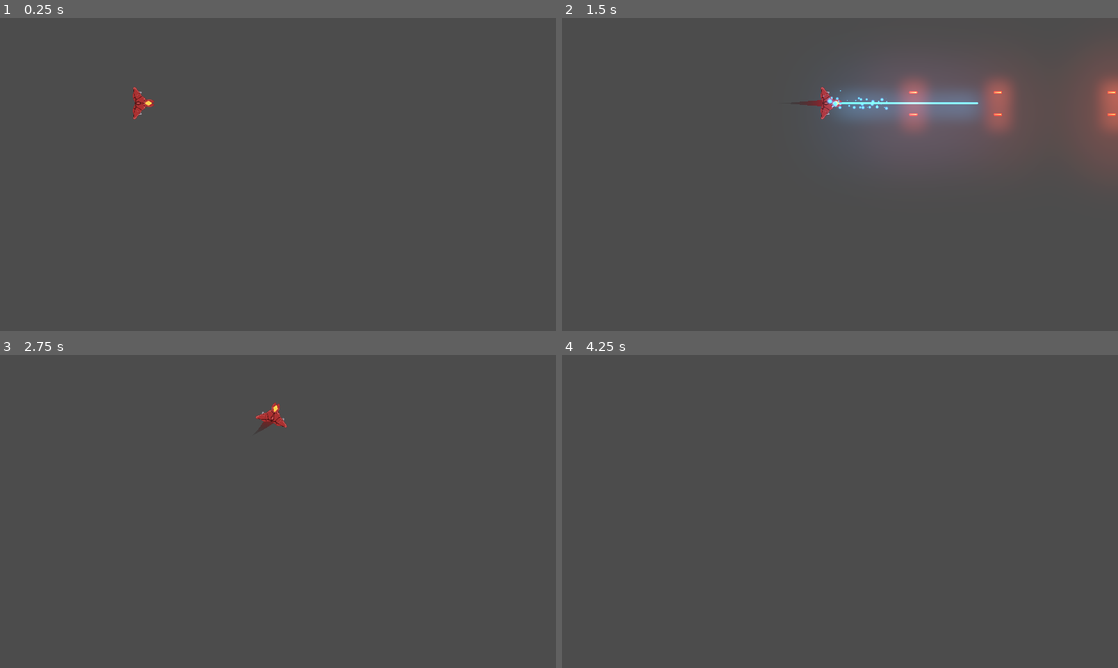
Above: before the commit, frames 1-4 (two rows, left to right).
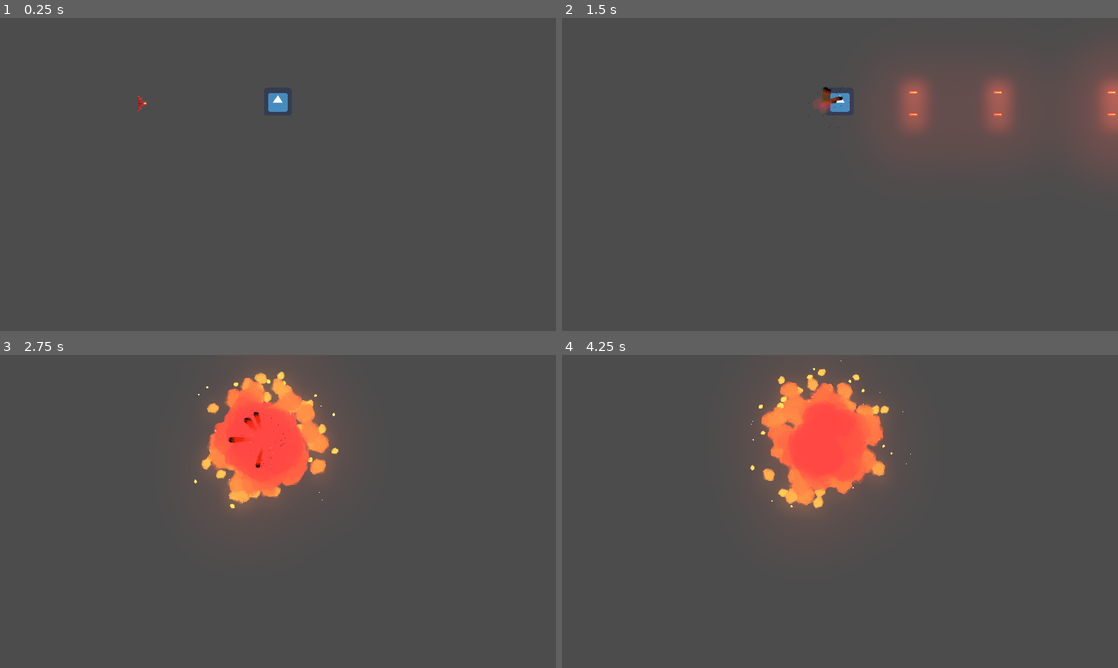
Above: after the commit, the same moments.

Repository: AleprosDev/ProyectoMeteoritoJuego
Game: Godot game, scene res://Juego/Niveles/NivelTest.tscn
Two runs of this game, one before a commit and one after it. Both use one fixed random seed, a clock stepped at 60 frames per second and the inputs below. The engine's default icon, where the game draws it, is replaced by a stand-in: a white triangle on a blue panel in a dark square.
Inputs:
- Up to frame 1 (0.25 s): no input
- Up to frame 2 (1.5 s): tap Enter at 0.5 s; hold W (mover_adelante) 0.53-1.28 s; hold Keypad 2 (disparo_principal) 0.53-1.28 s; hold S (mover_atras) from 1.28 s (still down); tap Keypad 3 (disparo_secundario) at 1.35 s
- Up to frame 3 (2.75 s): release S (mover_atras) at 2.03 s; hold W (mover_adelante) from 2.03 s (still down); hold A (rotar_antihorario) from 2.03 s (still down)
- Up to frame 4 (4.25 s): release A (rotar_antihorario) at 2.78 s; tap D (rotar_horario) at 2.85 s; release W (mover_adelante) at 3.53 s; hold S (mover_atras) from 3.53 s (still down); hold Keypad 2 (disparo_principal) from 3.53 s (still down)

The runs differ from the first frame. In frame 1, 0.4% of the frame differs, in the area x 23-52%, y 22-33%; in frame 2, 3.7%; in frame 3, 8.0%; in frame 4, 8.5%, in the area x 33-63%, y 1-52%.

Commit message:
creacion estados, escena enemigo y escena explosion
-se agrega escena y script enemyDummy
-se crea escena explosion, se agrega sonido a explosion
-se retocan valores de la explosion
-se actualizado ESTADO SPAWN, VIVO

Diff:
--- a/Canion.gd
+++ b/Canion.gd
@@ -13,6 +13,7 @@
 onready var disparo_sfx: AudioStreamPlayer2D = $DisparosFX
 onready var esta_enfriado: bool = true
 onready var esta_disparando: bool = false	setget set_esta_disparando
+onready var puede_disparar: bool = false setget set_puede_disparar
 
 ## Atributos
 var puntos_disparo:Array = []
@@ -20,6 +21,9 @@
 ## Setters y Getters
 func set_esta_disparando(disparando: bool) -> void:
 	esta_disparando = disparando
+
+func set_puede_disparar(duenio_puede: bool) -> void:
+	puede_disparar = duenio_puede
 
 ## Metodos
 func _ready() -> void:
@@ -51,3 +55,5 @@
 
 func _on_TimerEnfriamiento_timeout() -> void:
 	esta_enfriado = true
+
+# Señales internas
--- /dev/null
+++ b/EnemigoDummy.gd
@@ -0,0 +1,6 @@
+# EnemigoDummy.gd
+extends Node2D
+
+func _on_Area2D_body_entered(body: Node) -> void:
+	if body is Player:
+		body.destruir()
--- a/Eventos.gd
+++ b/Eventos.gd
@@ -1,16 +1,4 @@
 extends Node
 
-
-# Declare member variables here. Examples:
-# var a = 2
-# var b = "text"
-
-
-# Called when the node enters the scene tree for the first time.
-func _ready():
-	pass # Replace with function body.
-
-
-# Called every frame. 'delta' is the elapsed time since the previous frame.
-#func _process(delta):
-#	pass
+signal disparo(proyectil)
+signal nave_destruida(posicion, explosiones)
--- a/Juego/Autoloads/Eventos.gd
+++ b/Juego/Autoloads/Eventos.gd
@@ -1,3 +1,4 @@
 extends Node
 
 signal disparo(proyectil)
+signal nave_destruida(posicion, explosiones)
--- /dev/null
+++ b/Juego/EnemigoDummy.tscn
@@ -0,0 +1,23 @@
+[gd_scene load_steps=4 format=2]
+
+[ext_resource path="res://EnemigoDummy.gd" type="Script" id=1]
+[ext_resource path="res://icon.png" type="Texture" id=2]
+
+[sub_resource type="RectangleShape2D" id=1]
+extents = Vector2( 26.5, 23.5 )
+
+[node name="EnemigoDummy" type="Node2D"]
+script = ExtResource( 1 )
+
+[node name="Area2D" type="Area2D" parent="."]
+collision_layer = 2
+collision_mask = 9
+
+[node name="CollisionShape2D" type="CollisionShape2D" parent="Area2D"]
+shape = SubResource( 1 )
+
+[node name="Sprite" type="Sprite" parent="Area2D"]
+scale = Vector2( 1.5, 1.5 )
+texture = ExtResource( 2 )
+
+[connection signal="body_entered" from="Area2D" to="." method="_on_Area2D_body_entered"]
--- /dev/null
+++ b/Juego/Explosiones/Explosion.tscn
@@ -0,0 +1,372 @@
+[gd_scene load_steps=28 format=2]
+
+[ext_resource path="res://Juego/Explosiones/sparkle.png" type="Texture" id=1]
+[ext_resource path="res://Juego/Explosiones/explosion_gradient.tres" type="Texture" id=2]
+[ext_resource path="res://Juego/Explosiones/puff.png" type="Texture" id=3]
+[ext_resource path="res://Juego/Explosiones/explotion.ogg" type="AudioStream" id=4]
+[ext_resource path="res://Juego/Explosiones/puff_smooth.png" type="Texture" id=5]
+[ext_resource path="res://Juego/Explosiones/scraps_gradient.tres" type="Texture" id=6]
+
+[sub_resource type="Gradient" id=1]
+offsets = PoolRealArray( 0.763158, 1 )
+colors = PoolColorArray( 0.164063, 0.14035, 0.14035, 0.933333, 0.133333, 0.12549, 0.12549, 0 )
+
+[sub_resource type="GradientTexture" id=2]
+gradient = SubResource( 1 )
+
+[sub_resource type="Curve" id=3]
+_data = [ Vector2( 0, 0.290223 ), 0.0, 3.6562, 0, 0, Vector2( 0.682482, 1 ), -0.0677277, -0.0677277, 0, 0, Vector2( 1, 0.554545 ), -0.29932, 0.0, 0, 0 ]
+
+[sub_resource type="CurveTexture" id=4]
+curve = SubResource( 3 )
+
+[sub_resource type="ParticlesMaterial" id=5]
+emission_shape = 1
+emission_sphere_radius = 62.35
+flag_disable_z = true
+spread = 99.99
+gravity = Vector3( 0, 0, 0 )
+initial_velocity = 64.12
+initial_velocity_random = 0.09
+orbit_velocity = 0.0
+orbit_velocity_random = 0.0
+damping = 40.0
+damping_random = 0.5
+angle = 360.0
+angle_random = 1.0
+scale = 2.6
+scale_random = 0.5
+scale_curve = SubResource( 4 )
+color_ramp = SubResource( 2 )
+
+[sub_resource type="Curve" id=6]
+_data = [ Vector2( 0, 0.377273 ), 0.0, 2.60769, 0, 0, Vector2( 0.761062, 0.986364 ), 0.0, 0.0, 0, 0, Vector2( 1, 0.322727 ), -0.564845, 0.0, 0, 0 ]
+
+[sub_resource type="CurveTexture" id=7]
+curve = SubResource( 6 )
+
+[sub_resource type="Gradient" id=18]
+offsets = PoolRealArray( 0, 0.0526316, 1 )
+colors = PoolColorArray( 0, 0, 0, 1, 0.898438, 0.81706, 0.154419, 0.956842, 14.15, 1, 1, 0.18 )
+
+[sub_resource type="GradientTexture" id=19]
+gradient = SubResource( 18 )
+
+[sub_resource type="ParticlesMaterial" id=8]
+trail_divisor = 30
+trail_color_modifier = SubResource( 19 )
+emission_shape = 1
+emission_sphere_radius = 6.88
+flag_disable_z = true
+spread = 180.0
+gravity = Vector3( 0, 0, 0 )
+initial_velocity = 1000.0
+initial_velocity_random = 0.4
+orbit_velocity = 0.3
+orbit_velocity_random = 1.0
+tangential_accel = 1000.0
+tangential_accel_random = 1.0
+damping = 1500.0
+scale = 0.2
+scale_random = 0.2
+scale_curve = SubResource( 7 )
+color_ramp = ExtResource( 6 )
+
+[sub_resource type="ParticlesMaterial" id=20]
+emission_shape = 1
+emission_sphere_radius = 9.12
+flag_disable_z = true
+gravity = Vector3( 0, 98, 0 )
+orbit_velocity = 0.0
+orbit_velocity_random = 0.0
+color = Color( 0.780392, 0.486275, 0.294118, 1 )
+
+[sub_resource type="Curve" id=9]
+_data = [ Vector2( 0, 0.0409091 ), 0.0, 8.35303, 0, 0, Vector2( 0.251678, 1 ), 0.0, 0.0, 0, 0, Vector2( 0.993289, 0.0136364 ), 0.0, 0.0, 0, 0 ]
+
+[sub_resource type="CurveTexture" id=10]
+curve = SubResource( 9 )
+
+[sub_resource type="ParticlesMaterial" id=11]
+flag_disable_z = true
+spread = 180.0
+gravity = Vector3( 0, 0, 0 )
+initial_velocity = 350.0
+initial_velocity_random = 0.5
+angular_velocity = 80.0
+angular_velocity_random = 0.8
+orbit_velocity = 0.0
+orbit_velocity_random = 0.0
+damping = 100.0
+damping_random = 0.85
+angle = 220.0
+angle_random = 1.0
+scale = 2.0
+scale_random = 0.2
+scale_curve = SubResource( 10 )
+color_ramp = ExtResource( 2 )
+
+[sub_resource type="Gradient" id=12]
+offsets = PoolRealArray( 0, 0.130909, 0.345455, 0.607273, 1 )
+colors = PoolColorArray( 1, 1, 1, 1, 1, 0.648972, 0.164062, 1, 1, 0.475624, 0.136719, 1, 0.888672, 0.17704, 0.17704, 1, 0.203922, 0.203922, 0.203922, 1 )
+
+[sub_resource type="GradientTexture" id=13]
+gradient = SubResource( 12 )
+
+[sub_resource type="Curve" id=14]
+_data = [ Vector2( 0, 0 ), 0.0, 0.0, 0, 0, Vector2( 0.483222, 1 ), 0.0, 0.0, 0, 0, Vector2( 1, 0 ), 0.0, 0.0, 0, 0 ]
+
+[sub_resource type="CurveTexture" id=15]
+curve = SubResource( 14 )
+
+[sub_resource type="ParticlesMaterial" id=16]
+lifetime_randomness = 0.6
+emission_shape = 1
+emission_sphere_radius = 50.0
+flag_disable_z = true
+spread = 180.0
+gravity = Vector3( 0, 0, 0 )
+orbit_velocity = 0.0
+orbit_velocity_random = 0.0
+radial_accel = 200.0
+radial_accel_random = 0.3
+tangential_accel = 100.0
+scale = 0.1
+scale_random = 0.3
+scale_curve = SubResource( 15 )
+color_ramp = SubResource( 13 )
+
+[sub_resource type="Animation" id=17]
+length = 3.0
+step = 0.05
+tracks/0/type = "value"
+tracks/0/path = NodePath("FireBurstParticles2D:emitting")
+tracks/0/interp = 1
+tracks/0/loop_wrap = true
+tracks/0/imported = false
+tracks/0/enabled = true
+tracks/0/keys = {
+"times": PoolRealArray( 0, 0.95, 1.7 ),
+"transitions": PoolRealArray( 1, 0.0947323, 0.0947323 ),
+"update": 1,
+"values": [ true, true, false ]
+}
+tracks/1/type = "value"
+tracks/1/path = NodePath("SparkleParticles2D:emitting")
+tracks/1/interp = 1
+tracks/1/loop_wrap = true
+tracks/1/imported = false
+tracks/1/enabled = true
+tracks/1/keys = {
+"times": PoolRealArray( 0, 0.9 ),
+"transitions": PoolRealArray( 0.450625, 1 ),
+"update": 1,
+"values": [ true, false ]
+}
+tracks/2/type = "value"
+tracks/2/path = NodePath("SmokeParticles2D:emitting")
+tracks/2/interp = 1
+tracks/2/loop_wrap = true
+tracks/2/imported = false
+tracks/2/enabled = true
+tracks/2/keys = {
+"times": PoolRealArray( 0, 0.65 ),
+"transitions": PoolRealArray( 0.594604, 1 ),
+"update": 1,
+"values": [ true, false ]
+}
+tracks/3/type = "value"
+tracks/3/path = NodePath("FireTrails/FireTrailParticles2D5:emitting")
+tracks/3/interp = 1
+tracks/3/loop_wrap = true
+tracks/3/imported = false
+tracks/3/enabled = true
+tracks/3/keys = {
+"times": PoolRealArray( 0, 0.75 ),
+"transitions": PoolRealArray( 1, 1 ),
+"update": 1,
+"values": [ true, false ]
+}
+tracks/4/type = "value"
+tracks/4/path = NodePath("FireTrails/FireTrailParticles2D3:emitting")
+tracks/4/interp = 1
+tracks/4/loop_wrap = true
+tracks/4/imported = false
+tracks/4/enabled = true
+tracks/4/keys = {
+"times": PoolRealArray( 0.3, 1.8 ),
+"transitions": PoolRealArray( 0.329877, 0.25 ),
+"update": 1,
+"values": [ true, false ]
+}
+tracks/5/type = "value"
+tracks/5/path = NodePath("FireTrails/FireTrailParticles2D2:emitting")
+tracks/5/interp = 1
+tracks/5/loop_wrap = true
+tracks/5/imported = false
+tracks/5/enabled = true
+tracks/5/keys = {
+"times": PoolRealArray( 0.2, 0.95 ),
+"transitions": PoolRealArray( 1, 1.8025 ),
+"update": 1,
+"values": [ true, false ]
+}
+tracks/6/type = "value"
+tracks/6/path = NodePath("FireTrails/FireTrailParticles2D:emitting")
+tracks/6/interp = 1
+tracks/6/loop_wrap = true
+tracks/6/imported = false
+tracks/6/enabled = true
+tracks/6/keys = {
+"times": PoolRealArray( 0.05, 0.5 ),
+"transitions": PoolRealArray( 1, 1 ),
+"update": 1,
+"values": [ true, false ]
+}
+tracks/7/type = "bezier"
+tracks/7/path = NodePath("SmokeParticles2D:process_material:angular_velocity")
+tracks/7/interp = 1
+tracks/7/loop_wrap = true
+tracks/7/imported = false
+tracks/7/enabled = true
+tracks/7/keys = {
+"points": PoolRealArray( 0, -0.25, 0, 0.25, 0 ),
+"times": PoolRealArray( 0 )
+}
+tracks/8/type = "bezier"
+tracks/8/path = NodePath("FireTrails/FireTrailParticles2D2:process_material:lifetime_randomness")
+tracks/8/interp = 1
+tracks/8/loop_wrap = true
+tracks/8/imported = false
+tracks/8/enabled = true
+tracks/8/keys = {
+"points": PoolRealArray( 0, -0.25, 0, 0.25, 0, 2, -0.25, 0, 0.25, 0 ),
+"times": PoolRealArray( 0, 0.6 )
+}
+tracks/9/type = "audio"
+tracks/9/path = NodePath("AudioStreamPlayer2D")
+tracks/9/interp = 1
+tracks/9/loop_wrap = true
+tracks/9/imported = false
+tracks/9/enabled = true
+tracks/9/keys = {
+"clips": [  ],
+"times": PoolRealArray(  )
+}
+tracks/10/type = "value"
+tracks/10/path = NodePath("AudioStreamPlayer2D:playing")
+tracks/10/interp = 1
+tracks/10/loop_wrap = true
+tracks/10/imported = false
+tracks/10/enabled = true
+tracks/10/keys = {
+"times": PoolRealArray( 0 ),
+"transitions": PoolRealArray( 1 ),
+"update": 1,
+"values": [ true ]
+}
+
+[sub_resource type="Animation" id=21]
+length = 0.001
+tracks/0/type = "bezier"
+tracks/0/path = NodePath("FireTrails/FireTrailParticles2D2:process_material:lifetime_randomness")
+tracks/0/interp = 1
+tracks/0/loop_wrap = true
+tracks/0/imported = false
+tracks/0/enabled = true
+tracks/0/keys = {
+"points": PoolRealArray( 0, -0.25, 0, 0.25, 0 ),
+"times": PoolRealArray( 0 )
+}
+
+[node name="Explosion" type="Node2D"]
+z_index = 1
+z_as_relative = false
+
+[node name="SmokeParticles2D" type="Particles2D" parent="."]
+amount = 120
+lifetime = 3.0
+preprocess = 0.6
+explosiveness = 0.6
+local_coords = false
+process_material = SubResource( 5 )
+
+[node name="FireTrails" type="Node2D" parent="."]
+
+[node name="FireTrailParticles2D" type="Particles2D" parent="FireTrails"]
+modulate = Color( 1.2, 1.2, 1.2, 1 )
+amount = 50
+lifetime = 0.5
+randomness = 0.5
+local_coords = false
+process_material = SubResource( 8 )
+texture = ExtResource( 5 )
+
+[node name="FireTrailParticles2D2" type="Particles2D" parent="FireTrails"]
+modulate = Color( 1.2, 1.2, 1.2, 1 )
+amount = 50
+lifetime = 0.5
+randomness = 0.5
+local_coords = false
+draw_order = 1
+process_material = SubResource( 8 )
+texture = ExtResource( 5 )
+
+[node name="FireTrailParticles2D3" type="Particles2D" parent="FireTrails"]
+modulate = Color( 1.2, 1.2, 1.2, 1 )
+amount = 50
+lifetime = 0.5
+randomness = 0.5
+local_coords = false
+draw_order = 1
+process_material = SubResource( 8 )
+texture = ExtResource( 5 )
+
+[node name="FireTrailParticles2D4" type="Particles2D" parent="FireTrails"]
+visible = false
+modulate = Color( 1.2, 1.2, 1.2, 1 )
+emitting = false
+amount = 50
+lifetime = 0.5
+randomness = 0.5
+local_coords = false
+draw_order = 1
+process_material = SubResource( 20 )
+texture = ExtResource( 5 )
+
+[node name="FireTrailParticles2D5" type="Particles2D" parent="FireTrails"]
+modulate = Color( 1.2, 1.2, 1.2, 1 )
+amount = 50
+lifetime = 0.5
+randomness = 0.5
+local_coords = false
+draw_order = 1
+process_material = SubResource( 8 )
+texture = ExtResource( 5 )
+
+[node name="FireBurstParticles2D" type="Particles2D" parent="."]
+modulate = Color( 1.2, 1.2, 1.2, 1 )
+amount = 100
+explosiveness = 0.3
+randomness = 1.0
+local_coords = false
+draw_order = 1
+process_material = SubResource( 11 )
+texture = ExtResource( 3 )
+
+[node name="SparkleParticles2D" type="Particles2D" parent="."]
+modulate = Color( 1.2, 1.2, 1.2, 1 )
+amount = 20
+explosiveness = 0.14
+randomness = 1.0
+process_material = SubResource( 16 )
+texture = ExtResource( 1 )
+
+[node name="AnimationPlayer" type="AnimationPlayer" parent="."]
+autoplay = "Explode"
+anims/Explode = SubResource( 17 )
+anims/RESET = SubResource( 21 )
+
+[node name="AudioStreamPlayer2D" type="AudioStreamPlayer2D" parent="."]
+stream = ExtResource( 4 )
+volume_db = 5.0
--- /dev/null
+++ b/Juego/Explosiones/explosion_gradient.tres
@@ -0,0 +1,8 @@
+[gd_resource type="GradientTexture" load_steps=2 format=2]
+
+[sub_resource type="Gradient" id=1]
+offsets = PoolRealArray( 0, 0.256158, 0.596059, 0.842365, 1 )
+colors = PoolColorArray( 0.831373, 0.219608, 0.219608, 0, 0.831373, 0.219608, 0.219608, 1, 0.980392, 0.419608, 0.211765, 1, 1, 0.788235, 0.309804, 1, 1, 1, 1, 1 )
+
+[resource]
+gradient = SubResource( 1 )
--- /dev/null
+++ b/Juego/Explosiones/explosion_gradient_2.tres
@@ -0,0 +1,8 @@
+[gd_resource type="GradientTexture" load_steps=2 format=2]
+
+[sub_resource type="Gradient" id=1]
+offsets = PoolRealArray( 0, 0.0945455, 0.181818, 0.389091, 0.570909, 0.865455 )
+colors = PoolColorArray( 0.976471, 0.878431, 0.705882, 0, 0.97568, 0.84943, 0.605487, 1, 0.972656, 0.754792, 0.26258, 1, 1, 0.45265, 0.155894, 1, 0.831373, 0.219608, 0.219608, 1, 0.258824, 0.25098, 0.25098, 1 )
+
+[resource]
+gradient = SubResource( 1 )
--- /dev/null
+++ b/Juego/Explosiones/scraps_gradient.tres
@@ -0,0 +1,8 @@
+[gd_resource type="GradientTexture" load_steps=2 format=2]
+
+[sub_resource type="Gradient" id=1]
+offsets = PoolRealArray( 0, 0.155894, 0.505017, 0.8327, 1 )
+colors = PoolColorArray( 0.258824, 0.25098, 0.25098, 1, 0.722656, 0.118153, 0.118153, 1, 0.855469, 0.323879, 0.126857, 1, 1, 0.788235, 0.309804, 0.717647, 1, 1, 1, 0 )
+
+[resource]
+gradient = SubResource( 1 )
--- a/Juego/Naves/Player/Player.gd
+++ b/Juego/Naves/Player/Player.gd
@@ -1,6 +1,9 @@
 # Player.gd
 class_name Player
 extends RigidBody2D
+
+## Enum
+enum ESTADO {SPAWN, VIVO, INVENCIBLE, MUERTO}
 
 ## Atributos Export
 export var potencia_motor: int = 25
@@ -10,15 +13,25 @@
 ## Atributos
 var empuje:Vector2 = Vector2.ZERO
 var dir_rotacion: int = 0
+var estado_actual: int = ESTADO.SPAWN
 
 ## Atributos onready
 onready var canion:Canion = $Canion
 onready var laser:RayoLaser = $LaserBeam2D
 onready var estela: Estela = $EstelaPuntoInicio/Trail2D
 onready var motor_sfx: Motor = $MotorSFX
+onready var colisionador:CollisionShape2D = $CollisionShape2D
 
 ## Metodos
+func _ready() -> void:
+	controlador_estados(estado_actual)
+	controlador_estados(ESTADO.VIVO)
+
+
 func _unhandled_input(event: InputEvent) -> void:
+
+	if not esta_input_activo():
+		return
 
 	#Disparo rayo
 	if event.is_action_pressed("disparo_secundario"):
@@ -50,7 +63,42 @@
 	player_input()
 
 ## Metodos customs
+func controlador_estados(nuevo_estado: int) -> void:
+	match nuevo_estado:
+		ESTADO.SPAWN:
+			colisionador.set_deferred("disabled", true)
+			canion.set_puede_disparar(false)
+		ESTADO.VIVO:
+			colisionador.set_deferred("disabled", false)
+			canion.set_puede_disparar(true)
+		ESTADO.INVENCIBLE:
+			colisionador.set_deferred("disabled", true)
+		ESTADO.MUERTO:
+			colisionador.set_deferred("disabled", true)
+			canion.set_puede_disparar(true)
+			Eventos.emit_signal("nave_destruida", global_position, 3)
+			queue_free()
+
+		_:
+			printerr("Error de estado")
+
+	estado_actual = nuevo_estado
+
+
+
+func esta_input_activo() -> bool:
+	if estado_actual in [ESTADO.MUERTO, ESTADO.SPAWN]:
+		return false
+	return true
+
+func destruir() -> void:
+	controlador_estados(ESTADO.MUERTO)
+
+
 func player_input() -> void:
+	if not esta_input_activo():
+		return
+
 	# Empuje
 	empuje = Vector2.ZERO
 	if Input.is_action_pressed("mover_adelante"):
@@ -71,3 +119,8 @@
 
 	if Input.is_action_just_released("disparo_principal"):
 		canion.set_esta_disparando(false)
+
+
+func _on_AnimationPlayer_animation_finished(anim_name):
+	if anim_name == "SPAWN":
+		controlador_estados(ESTADO.VIVO)
--- a/Juego/Naves/Player/Player.tscn
+++ b/Juego/Naves/Player/Player.tscn
@@ -1,10 +1,11 @@
-[gd_scene load_steps=11 format=2]
+[gd_scene load_steps=15 format=2]
 
-[ext_resource path="res://Juego/Naves/Player/nave.png" type="Texture" id=1]
+[ext_resource path="res://Juego/Naves/Player/naveSpawnAnimation/nave-sheet.png" type="Texture" id=1]
 [ext_resource path="res://Juego/Naves/Proyectiles/LaserBeam2D.tscn" type="PackedScene" id=2]
 [ext_resource path="res://Juego/Naves/Canion.tscn" type="PackedScene" id=3]
 [ext_resource path="res://Juego/Naves/Player/Estela/Trail2D.tscn" type="PackedScene" id=4]
 [ext_resource path="res://Juego/Naves/Player/Motor/MotorSFX.tscn" type="PackedScene" id=5]
+[ext_resource path="res://Juego/Naves/Player/Player.gd" type="Script" id=6]
 
 [sub_resource type="PhysicsMaterial" id=2]
 friction = 0.5
@@ -21,17 +22,64 @@
 [sub_resource type="CurveTexture" id=5]
 curve = SubResource( 4 )
 
+[sub_resource type="Animation" id=6]
+resource_name = "DEFAULT"
+tracks/0/type = "bezier"
+tracks/0/path = NodePath("Sprite/Nave-sheet:frame")
+tracks/0/interp = 1
+tracks/0/loop_wrap = true
+tracks/0/imported = false
+tracks/0/enabled = true
+tracks/0/keys = {
+"points": PoolRealArray( 0, -0.25, 0, 0.25, 0 ),
+"times": PoolRealArray( 0 )
+}
+
+[sub_resource type="Animation" id=7]
+length = 0.001
+tracks/0/type = "bezier"
+tracks/0/path = NodePath("Sprite/Nave-sheet:frame")
+tracks/0/interp = 1
+tracks/0/loop_wrap = true
+tracks/0/imported = false
+tracks/0/enabled = true
+tracks/0/keys = {
+"points": PoolRealArray( 1, -0.25, 0, 0.25, 0 ),
+"times": PoolRealArray( 0 )
+}
+
+[sub_resource type="Animation" id=8]
+resource_name = "SPAWN"
+length = 1.2
+step = 0.2
+tracks/0/type = "bezier"
+tracks/0/path = NodePath("Sprite/Nave-sheet:frame")
+tracks/0/interp = 1
+tracks/0/loop_wrap = true
+tracks/0/imported = false
+tracks/0/enabled = true
+tracks/0/keys = {
+"points": PoolRealArray( 1, -0.25, 0, 0.25, 0, 2, -0.25, 0, 0.25, 0, 3, -0.25, 0, 0.25, 0, 4, -0.25, 0, 0.25, 0, 5, -0.25, 0, 0.25, 0, 6, -0.25, 0, 0.25, 0 ),
+"times": PoolRealArray( 0, 0.2, 0.4, 0.6, 0.8, 1 )
+}
+
 [node name="Player" type="RigidBody2D"]
 physics_material_override = SubResource( 2 )
 linear_damp = 1.0
 angular_damp = 5.0
+script = ExtResource( 6 )
 
 [node name="Sprite" type="Sprite" parent="."]
 position = Vector2( 2, 0 )
 rotation = 1.5708
 z_index = 30
 z_as_relative = false
+
+[node name="Nave-sheet" type="Sprite" parent="Sprite"]
+position = Vector2( 7.21216e-06, 2 )
 texture = ExtResource( 1 )
+hframes = 7
+frame = 1
 
 [node name="CollisionShape2D" type="CollisionShape2D" parent="."]
 light_mask = 22
@@ -82,5 +130,15 @@
 target_path = NodePath("..")
 
 [node name="MotorSFX" parent="." instance=ExtResource( 5 )]
+volume_db = 15.0
+tiempo_transicion = 0.3
+
+[node name="AnimationPlayer" type="AnimationPlayer" parent="."]
+autoplay = "SPAWN"
+anims/DEFAULT = SubResource( 6 )
+anims/RESET = SubResource( 7 )
+anims/SPAWN = SubResource( 8 )
+
+[connection signal="animation_finished" from="AnimationPlayer" to="." method="_on_AnimationPlayer_animation_finished"]
 
 [editable path="Canion"]
--- a/Juego/Niveles/Nivel.gd
+++ b/Juego/Niveles/Nivel.gd
@@ -4,6 +4,9 @@
 
 ## Atributos onready
 onready var contenedor_proyectiles: Node
+
+## Atributos export
+export var explosion:PackedScene = null
 
 ## Metodos
 func _ready() -> void:
@@ -13,6 +16,14 @@
 ##Metodos custom
 func conectar_seniales() -> void:
 	Eventos.connect("disparo", self, "on_disparo")
+	Eventos.connect("nave_destruida", self, "_on_nave_destruida")
+
+func _on_nave_destruida(posicion: Vector2, num_explosiones: int) -> void:
+	for i in range(num_explosiones):
+		var new_explosion: Node2D = explosion.instance()
+		new_explosion.global_position = posicion
+		add_child(new_explosion)
+		yield(get_tree().create_timer(0.6),"timeout")
 
 func crear_contenedores() -> void:
 	contenedor_proyectiles = Node.new()
--- a/Juego/Niveles/NivelTest.tscn
+++ b/Juego/Niveles/NivelTest.tscn
@@ -1,20 +1,24 @@
-[gd_scene load_steps=5 format=2]
+[gd_scene load_steps=6 format=2]
 
 [ext_resource path="res://Juego/Naves/Player/Player.tscn" type="PackedScene" id=1]
-[ext_resource path="res://Juego/Naves/Player/Player.gd" type="Script" id=2]
+[ext_resource path="res://Juego/Explosiones/Explosion.tscn" type="PackedScene" id=2]
 [ext_resource path="res://Juego/Niveles/Nivel.gd" type="Script" id=3]
 [ext_resource path="res://default_env.tres" type="Environment" id=4]
+[ext_resource path="res://Juego/EnemigoDummy.tscn" type="PackedScene" id=5]
 
 [node name="NivelTest" type="Node2D"]
 script = ExtResource( 3 )
+explosion = ExtResource( 2 )
 
 [node name="Player" parent="." instance=ExtResource( 1 )]
 position = Vector2( 493, 294 )
 gravity_scale = 0.0
 can_sleep = false
 angular_damp = 10.0
-script = ExtResource( 2 )
 potencia_rotacion = 350
 
 [node name="WorldEnvironment" type="WorldEnvironment" parent="."]
 environment = ExtResource( 4 )
+
+[node name="EnemigoDummy" parent="." instance=ExtResource( 5 )]
+position = Vector2( 959, 289 )
--- a/project.godot
+++ b/project.godot
@@ -63,7 +63,7 @@
 
 [autoload]
 
-Eventos="*res://Juego/Autoloads/Eventos.gd"
+Eventos="*res://Eventos.gd"
 
 [display]
 
Not shown, added: Juego/Explosiones/explotion.ogg.import
Binary file added: Juego/Explosiones/puff.png
Not shown, added: Juego/Explosiones/puff.png.import
Binary file added: Juego/Explosiones/puff_smooth.png
Not shown, added: Juego/Explosiones/puff_smooth.png.import
Binary file added: Juego/Explosiones/sparkle.png
Not shown, added: Juego/Explosiones/sparkle.png.import
Binary file added: Juego/Naves/Player/naveSpawnAnimation/nave-sheet.png
Not shown, added: Juego/Naves/Player/naveSpawnAnimation/nave-sheet.png.import
Binary file added: Juego/Naves/Player/naveSpawnAnimation/nave1.png
Not shown, added: Juego/Naves/Player/naveSpawnAnimation/nave1.png.import
Binary file added: Juego/Naves/Player/naveSpawnAnimation/nave2.png
(and 12 more such lines)
